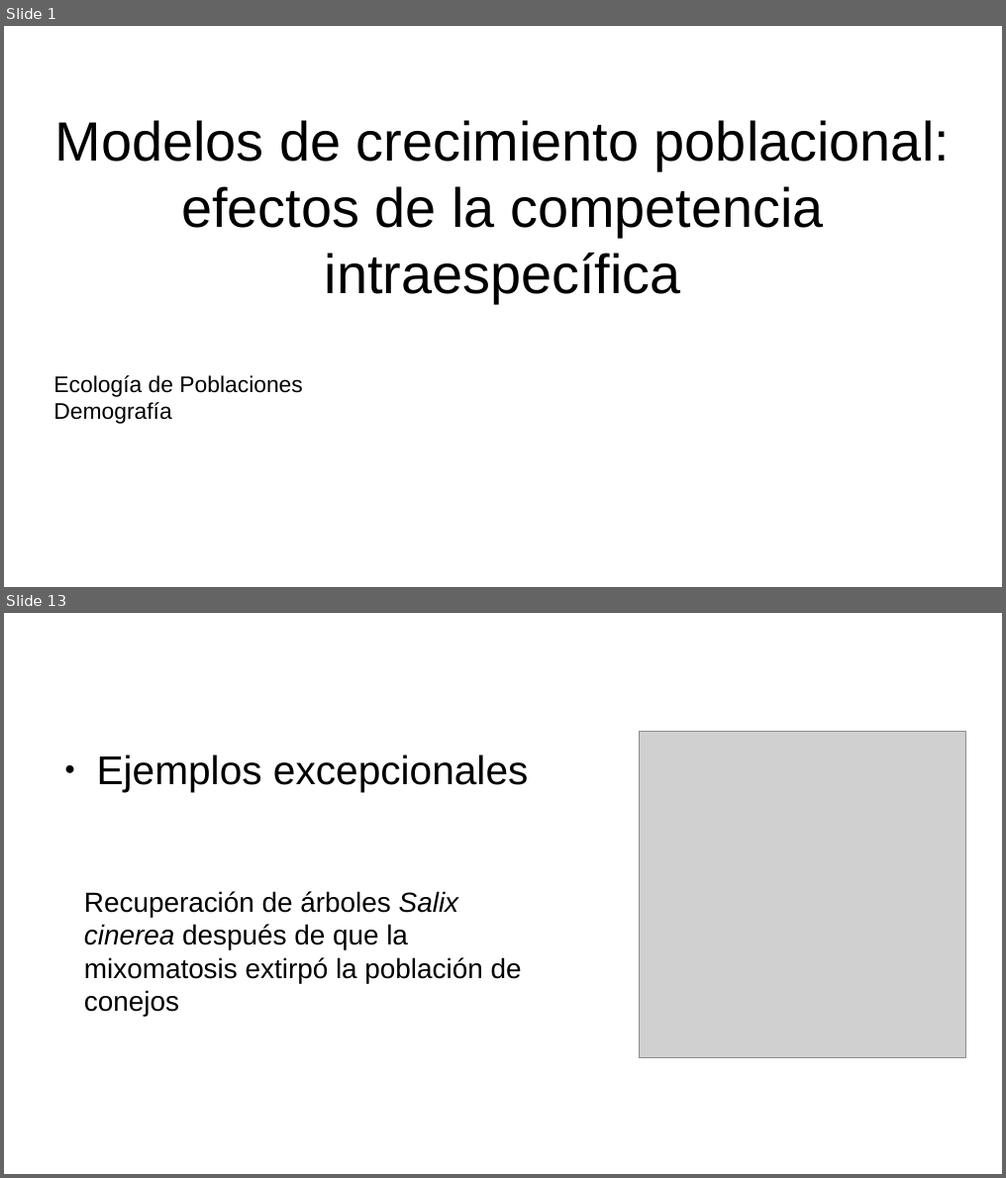
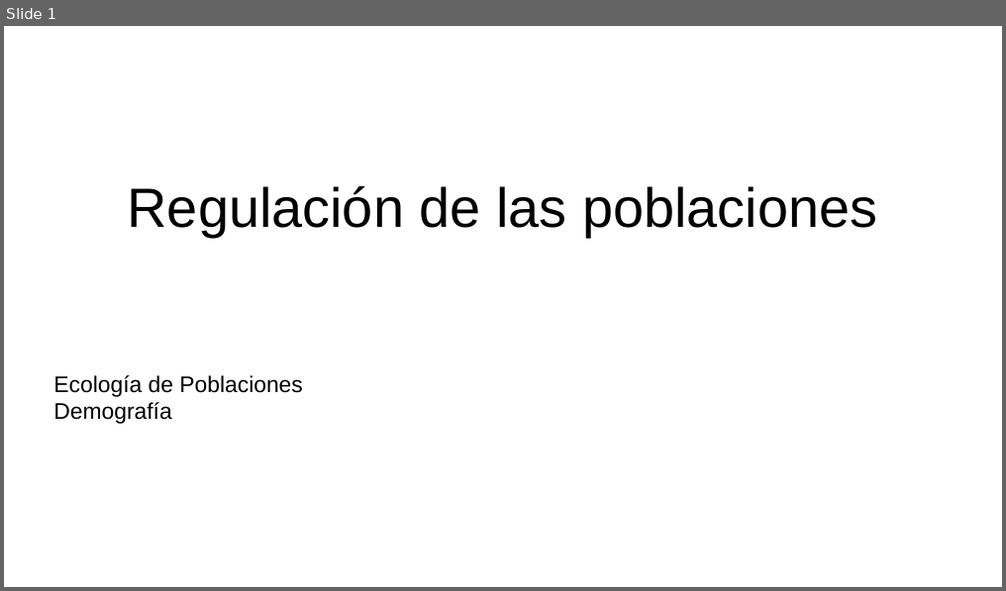
Before and after one commit to gerardommc/Ecologia-poblaciones, a slide deck: Unidad-2/Regulacion-poblaciones.odp. Shown one above the other, each under a label of ours: slides 1 and 13 before the commit, slide 1 after it; the slides between them are not shown. The pictures are 1006x1178 and 1006x591 pixels, drawn with LibreOffice and Linux fonts; fonts in the diff are those of the drawing; grey boxes stand for pictures. Boxes give left, top, right and bottom in pixels: in the first picture for what was removed or moved away, otherwise in the second. Text is boxed around its words. In the diff, an @@ line names an element or a change of style, - is before the commit and + after.

```diff
--- a/Unidad-2/Regulacion-poblaciones.odp
+++ b/Unidad-2/Regulacion-poblaciones.odp
@@ slide 13 removed at bbox=[4, 613, 1002, 1174], background #FFFFFF @@
@@ text removed at bbox=[97, 755, 529, 792] @@
-● Ejemplos excepcionales
@@ picture removed at bbox=[640, 732, 966, 1059] @@
@@ text removed at bbox=[84, 891, 522, 1017] @@
-Recuperación de árboles Salix cinerea después de que la mixomatosis extirpó la población de conejos
@@ slide 1 changed as well @@
@@ title at bbox=[128, 186, 877, 237]: text changed @@
-Modelos de crecimiento poblacional: efectos de la competencia intraespecífica
+Regulación de las poblaciones
```
Also in this commit, not shown: 3 slides added, 14 other slides removed, 3 other files.
